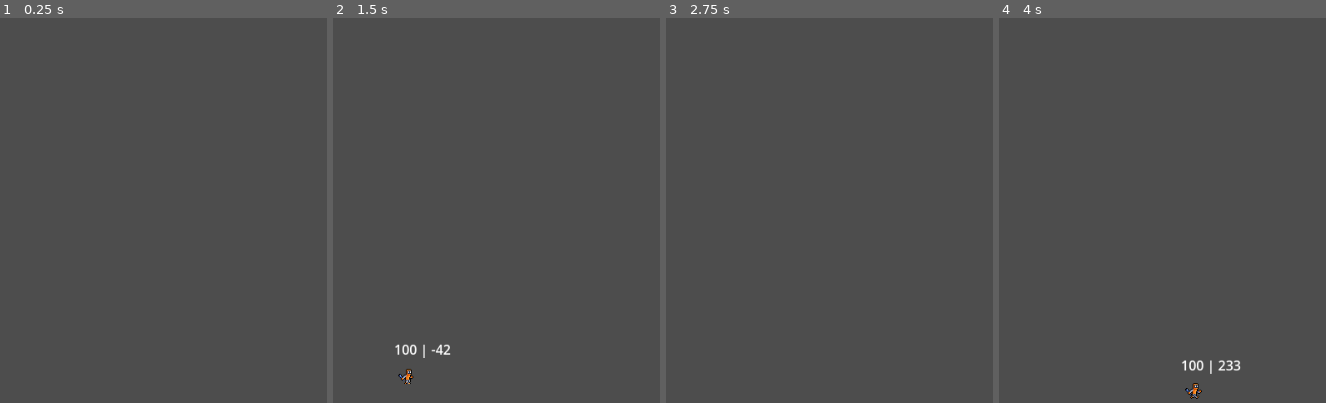
Above: before the commit, frames 1-4 (left to right).
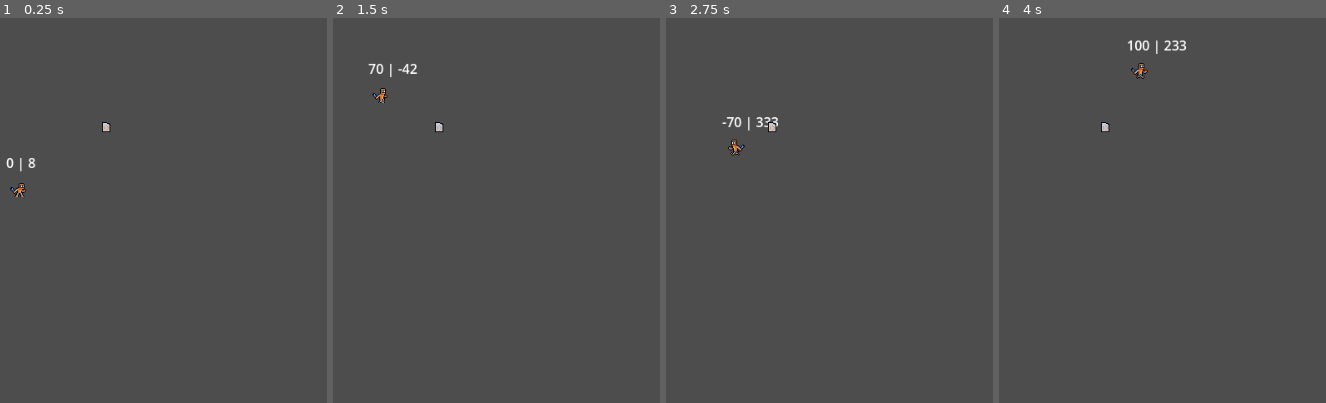
Above: after the commit, the same moments.

Repository: Cradac/H.O.R.S.T.
Game: Godot game, scene res://testlvl_phil.tscn
The game is run twice, just before and just after one commit, with the same random seed, the same clock (stepped at 60 frames per second) and the same inputs. This scene is started directly instead of the project's main scene.
Inputs:
- Up to frame 1 (0.25 s): no input
- Up to frame 2 (1.5 s): hold Right (move_right) from 0.53 s (still down); tap F (action) at 0.6 s; tap Space (jump) at 0.77, 1.07 s; tap E (action_2) at 0.8, 1.35 s
- Up to frame 3 (2.75 s): tap Space (jump) at 1.52, 1.55, 1.82 s; release Right (move_right) at 2.03 s; hold Left (move_left) from 2.03 s (still down); hold Space (jump) from 2.03 s (still down); tap F (action) at 2.3 s
- Up to frame 4 (4 s): tap Enter at 2.75 s; release Left (move_left) at 2.78 s; release Space (jump) at 2.78 s; hold Right (move_right) from 2.78 s (still down); tap F (action) at 2.85 s; tap Space (jump) at 3.02, 3.32 s; tap E (action_2) at 3.05, 3.6 s; hold Space (jump) from 3.53 s (still down)

The runs differ from the first frame. In frame 1, 0.3% of the frame differs, in the area x 1-34%, y 27-47%; in frame 2, 0.6%; in frame 3, 0.4%; in frame 4, 0.8%, in the area x 31-75%, y 5-99%.

Commit message:
Dash 🚶‍♂️

Diff:
--- a/Character.gd
+++ b/Character.gd
@@ -17,7 +17,7 @@
 var normal_jump = true
 var in_jump = false
 var offset = 0
-
+var queued_vel = false
 var queued_velocity: Vector2
 
 signal skill_inventory_change(extensions: Array[Extension])
@@ -40,10 +40,12 @@
 	var x  = 0
 	x = int(Input.is_action_pressed("move_right")) - int(Input.is_action_pressed("move_left"))
 
-	if x == 0:
+	if x == 0 or abs(velocity.x) > 200:
 		if is_on_floor():
 			apply_friction(FRICTION * delta)
 			_animated_sprite.play("idle")
+		if abs(velocity.x) > 200:
+			_animated_sprite.play("walk")
 	else:
 		if sign(x) == sign(prev_x):
 			if is_on_floor():
@@ -56,6 +58,7 @@
 				velocity.x = x * ACCELERATION * delta
 			else:
 				velocity.x = x * (ACCELERATION /2) * delta
+
 		if abs(velocity.x) > MAX_SPEED:
 			velocity.x = MAX_SPEED * sign(velocity.x)
 		# Animations
@@ -64,18 +67,13 @@
 			_animated_sprite.set_flip_h(false)
 		if x < 0:
 			_animated_sprite.set_flip_h(true)
-	#print("in_jump" + str(in_jump))
-	#if in_jump and sign(velocity.y) == 1:
-		#print("post jump grav")
-	#	velocity.y += POST_JUMP_GRAVITY * delta #fall faster after jump
-	#else:
-	#print("normal grav")
+
 	if sign(velocity.y) == 1:
 		velocity.y += (DOWN_GRAVITY - offset)* delta # normal gravity falling
 	else:
 		velocity.y += GRAVITY * delta # normal gravity rising
+
 	#reset jump state
-
 	if Input.is_action_just_pressed("jump") and may_i_jump() and normal_jump:
 		queue_jump(JUMP_FORCE)
 
@@ -101,6 +99,10 @@
 	else:
 		velocity = Vector2.ZERO
 
+
+func queue_move(vec):
+	queued_vel = true
+	queued_velocity = vec
 
 func queue_jump(force):
 	in_jump = true
--- /dev/null
+++ b/extensions/Dash.gd
@@ -0,0 +1,35 @@
+class_name Dash extends Extension
+
+var used_jump = false
+var last_on_floor = Time.get_ticks_msec()
+@export var FORCE = 500
+
+@export var name = "DoubleJump"
+
+func handle_drop(character: Player):
+	#spawn item
+	var item = load("res://interactables/Skillshard.tscn").instantiate()
+	item.just_dropped = true
+	item.set_position(character.position + Vector2(0,5))
+	character.get_parent().add_child(item)
+	item.pick_skill(Skill.Skills.DASH)
+
+func handle_action(character: Player, delta):
+	if Input.is_action_just_pressed("action") or Input.is_action_just_pressed("action_2"):
+		var sign = 0
+		if character._animated_sprite.flip_h:
+			sign = -1
+		else:
+			sign = 1
+		character.queue_move(Vector2( sign * FORCE ,0))
+
+func can_use():
+	pass
+	#var diff = (Time.get_ticks_msec() - last_on_floor)
+	#return (diff > delay) && !used_jump
+
+func get_name():
+	return name
+
+func get_texture():
+	return load("res://material/Skillshards/Dash-Skillshard16x16.png")
--- a/extensions/Extension.gd
+++ b/extensions/Extension.gd
@@ -27,6 +27,8 @@
 			return DoubleJump
 		Skill.Skills.PARACHUTE:
 			return Parachute
+		Skill.Skills.DASH:
+			return Dash
 		_:
 			return Extension
 	pass
--- a/extensions/SkillEnum.gd
+++ b/extensions/SkillEnum.gd
@@ -1,5 +1,5 @@
 class_name Skill
 
 enum Skills {
-	DOUBLE_JUMP, CHARGED_JUMP, PARACHUTE, OTHER
+	DOUBLE_JUMP, CHARGED_JUMP, PARACHUTE, OTHER, DASH
 }
--- a/testlvl_phil.tscn
+++ b/testlvl_phil.tscn
@@ -1,6 +1,7 @@
-[gd_scene load_steps=4 format=3 uid="uid://2yt4g86ehe3a"]
+[gd_scene load_steps=5 format=3 uid="uid://2yt4g86ehe3a"]
 
 [ext_resource type="PackedScene" uid="uid://dkxa5ykfmobjr" path="res://character.tscn" id="1_yssot"]
+[ext_resource type="PackedScene" uid="uid://yp3ni767j7hn" path="res://interactables/Skillshard.tscn" id="2_466sv"]
 
 [sub_resource type="RectangleShape2D" id="RectangleShape2D_j77wx"]
 size = Vector2(2082, 20)
@@ -11,7 +12,7 @@
 [node name="testlvl_phil" type="Node2D"]
 
 [node name="Character" parent="." instance=ExtResource("1_yssot")]
-position = Vector2(113, 616)
+position = Vector2(112, 277)
 MAX_SPEED = 100
 AIR_BREAK = 350
 
@@ -19,49 +20,53 @@
 position = Vector2(3, 271)
 
 [node name="CollisionShape2D" type="CollisionShape2D" parent="StaticBody2D"]
-position = Vector2(1057, 369)
+position = Vector2(1035, 32)
 shape = SubResource("RectangleShape2D_j77wx")
 
 [node name="wall1" type="StaticBody2D" parent="."]
 
 [node name="CollisionShape2D" type="CollisionShape2D" parent="wall1"]
-position = Vector2(136, 619)
+position = Vector2(135, 280)
 shape = SubResource("RectangleShape2D_hgntb")
 
 [node name="wall2_1" type="StaticBody2D" parent="."]
 position = Vector2(37, 0)
 
 [node name="CollisionShape2D" type="CollisionShape2D" parent="wall2_1"]
-position = Vector2(136, 619)
+position = Vector2(135, 280)
 shape = SubResource("RectangleShape2D_hgntb")
 
 [node name="wall2_2" type="StaticBody2D" parent="."]
 position = Vector2(37, -23)
 
 [node name="CollisionShape2D" type="CollisionShape2D" parent="wall2_2"]
-position = Vector2(136, 619)
+position = Vector2(135, 280)
 shape = SubResource("RectangleShape2D_hgntb")
 
 [node name="wall3_1" type="StaticBody2D" parent="."]
 position = Vector2(80, 0)
 
 [node name="CollisionShape2D" type="CollisionShape2D" parent="wall3_1"]
-position = Vector2(136, 619)
+position = Vector2(135, 280)
 shape = SubResource("RectangleShape2D_hgntb")
 
 [node name="wall3_2" type="StaticBody2D" parent="."]
 position = Vector2(80, -23)
 
 [node name="CollisionShape2D" type="CollisionShape2D" parent="wall3_2"]
-position = Vector2(136, 619)
+position = Vector2(135, 280)
 shape = SubResource("RectangleShape2D_hgntb")
 
 [node name="wall3_3" type="StaticBody2D" parent="."]
 position = Vector2(80, -46)
 
 [node name="CollisionShape2D" type="CollisionShape2D" parent="wall3_3"]
-position = Vector2(136, 619)
+position = Vector2(135, 280)
 shape = SubResource("RectangleShape2D_hgntb")
 
 [node name="TileMap" type="TileMap" parent="."]
 format = 2
+
+[node name="Skillshard" parent="." instance=ExtResource("2_466sv")]
+position = Vector2(215, 209)
+skill = 4
Not shown, added: export_presets.cfg
